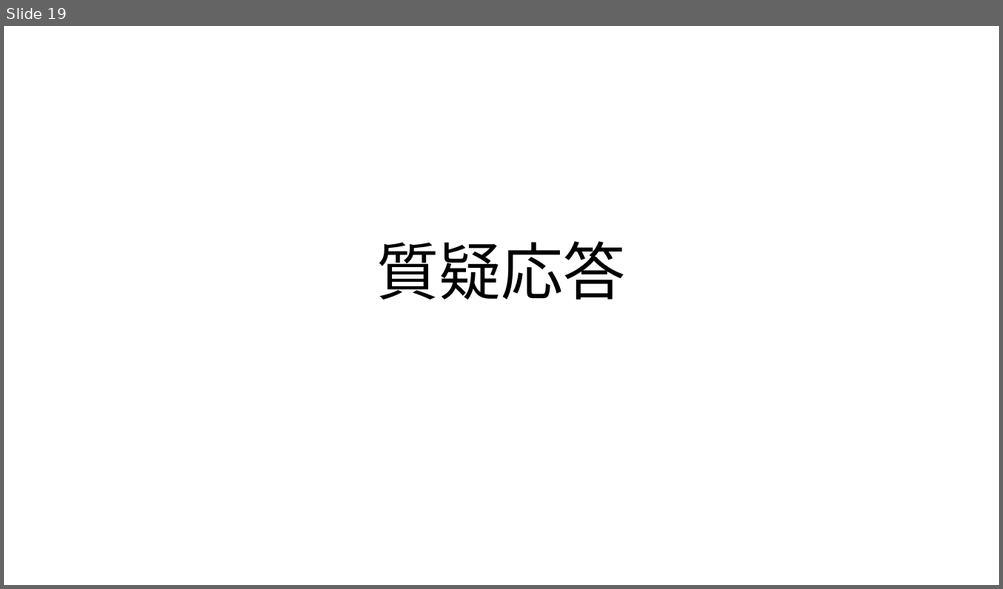
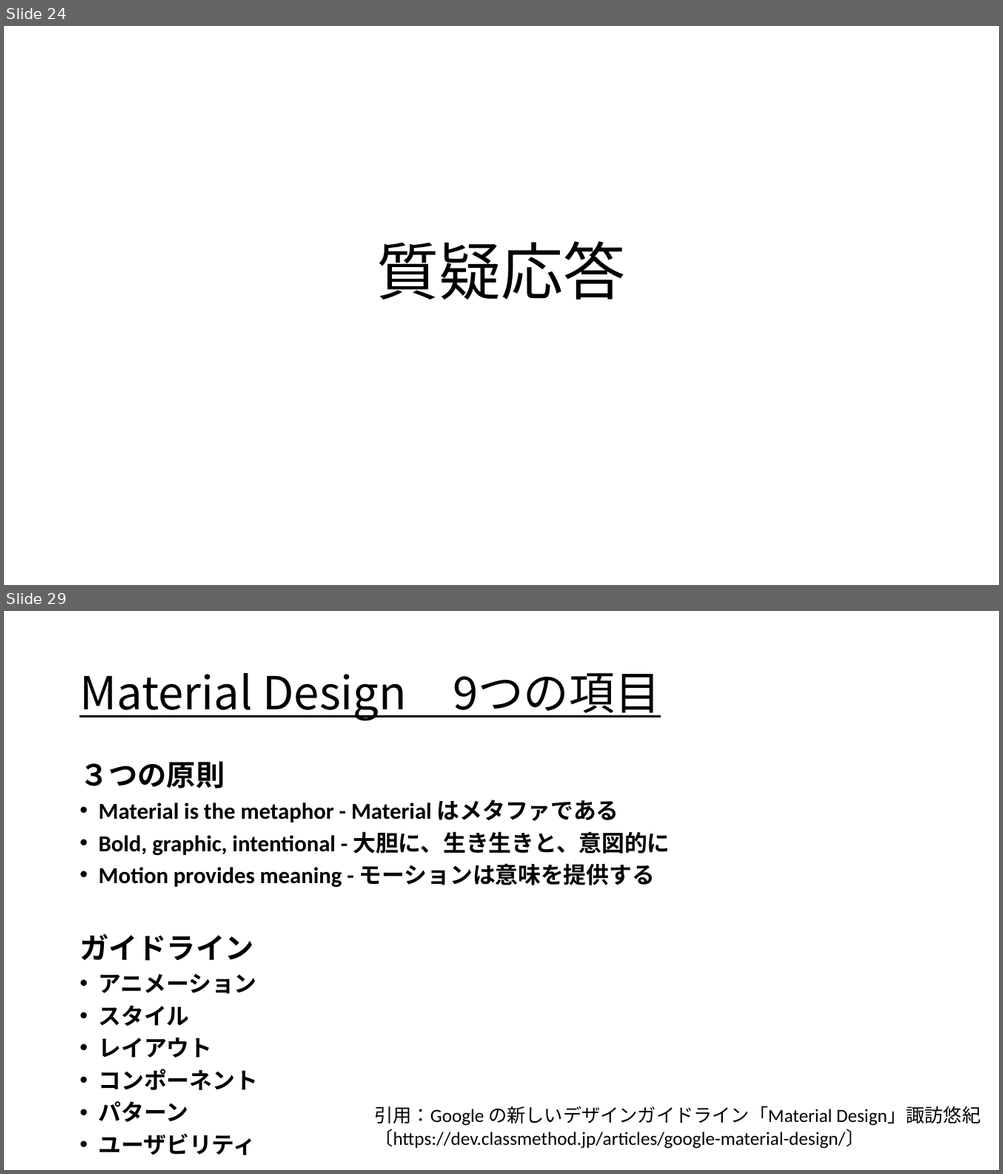
Before and after one commit to R4HB02-teamR/-R, a slide deck: progress/樫本/2022_0203クラス内発表.pptx. Shown one above the other, each under a label of ours: slide 19 before the commit, slides 24 and 29 after it; the slides between them are not shown. The pictures are 1003x589 and 1003x1174 pixels, drawn with LibreOffice and Linux fonts; fonts in the diff are those of the drawing. Boxes give left, top, right and bottom in pixels: in the first picture for what was removed or moved away, otherwise in the second. Text is boxed around its words. In the diff, an @@ line names an element or a change of style, - is before the commit and + after.

```diff
--- a/progress/樫本/2022_0203クラス内発表.pptx
+++ b/progress/樫本/2022_0203クラス内発表.pptx
@@ slide 29 added at bbox=[4, 611, 999, 1170], background #FFFFFF @@
@@ title added at bbox=[79, 673, 660, 721], 44 pt, text #000000, underline @@
+Material Design 9つの項目
@@ text added at bbox=[79, 761, 669, 1156], 22 pt, text #000000, bold @@
+３つの原則
+• Material is the metaphor - Material はメタファである
+• Bold, graphic, intentional - 大胆に、生き生きと、意図的に
+• Motion provides meaning - モーションは意味を提供する
+ガイドライン
+• アニメーション
+• スタイル
+• レイアウト
+• コンポーネント
+• パターン
+• ユーザビリティ
@@ text added at bbox=[374, 1106, 980, 1149], 18 pt, text #000000 @@
+引用：Google の新しいデザインガイドライン「Material Design」諏訪悠紀
+〔https://dev.classmethod.jp/articles/google-material-design/〕
@@ what was slide 19 is now slide 24 @@
```
Also in this commit, not shown: 11 slides changed, 9 other slides added, 2 slides removed, 1 other file.
